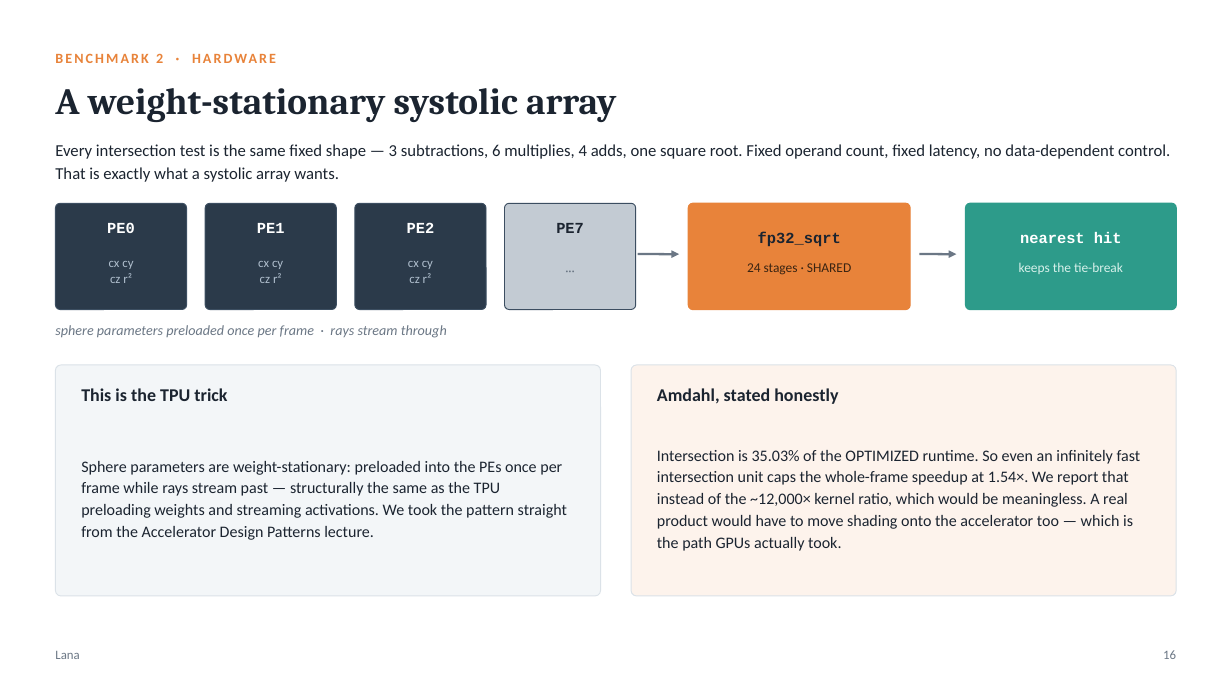
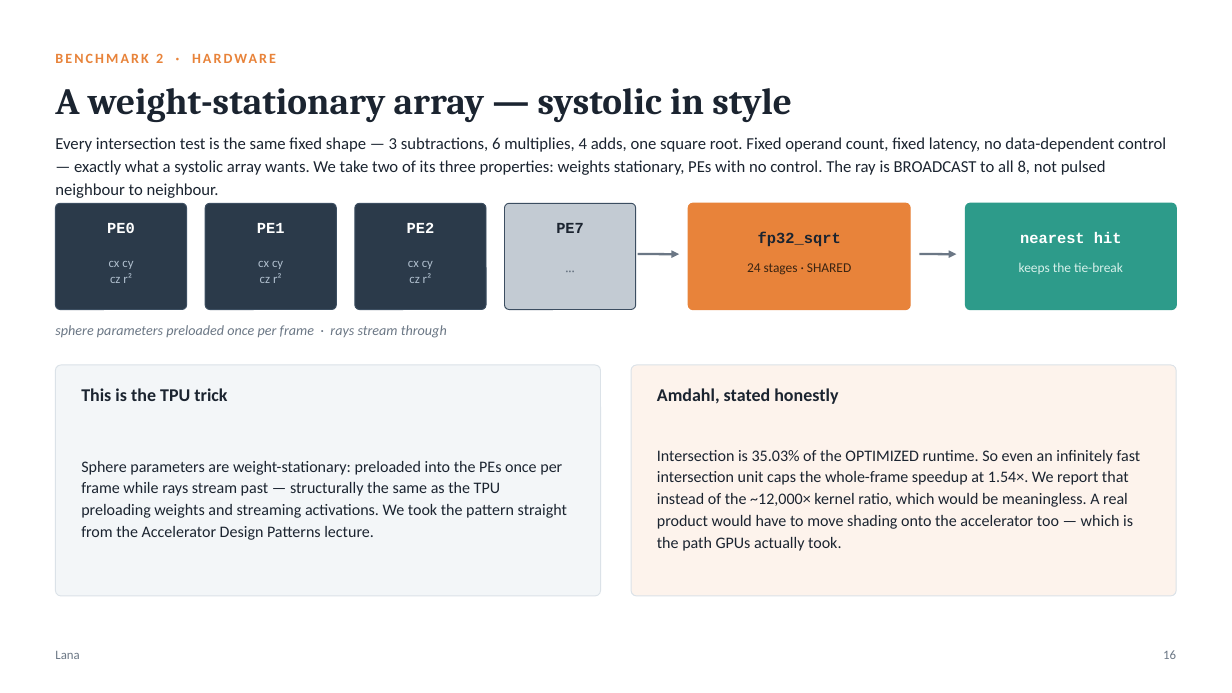
Before and after one commit to taha-tahaa/hwsw-codesign-project, a slide deck: slide 16 of presentation/HWSW_CoDesign_Final_Taha_Lana.pptx. Drawn at 1232x693 pixels with LibreOffice and Linux fonts; fonts in the diff are those of the drawing. Boxes give left, top, right and bottom in pixels: in the first picture for what was removed or moved away, otherwise in the second. Text is boxed around its words. In the diff, an @@ line names an element or a change of style, - is before the commit and + after.

```diff
--- a/presentation/HWSW_CoDesign_Final_Taha_Lana.pptx
+++ b/presentation/HWSW_CoDesign_Final_Taha_Lana.pptx
@@ text at bbox=[55, 88, 792, 122]: text changed @@
-A weight-stationary systolic array
+A weight-stationary array — systolic in style
@@ text at bbox=[55, 137, 1166, 198]: text changed @@
-Every intersection test is the same fixed shape — 3 subtractions, 6 multiplies, 4 adds, one square root. Fixed operand count, fixed latency, no data-dependent control. That is exactly what a systolic array wants.
+Every intersection test is the same fixed shape — 3 subtractions, 6 multiplies, 4 adds, one square root. Fixed operand count, fixed latency, no data-dependent control — exactly what a systolic array wants. We take two of its three properties: weights stationary, PEs with no control. The ray is BROADCAST to all 8, not pulsed neighbour to neighbour.
```
Also in this commit, not shown: 4 other slides changed, 19 other files.
